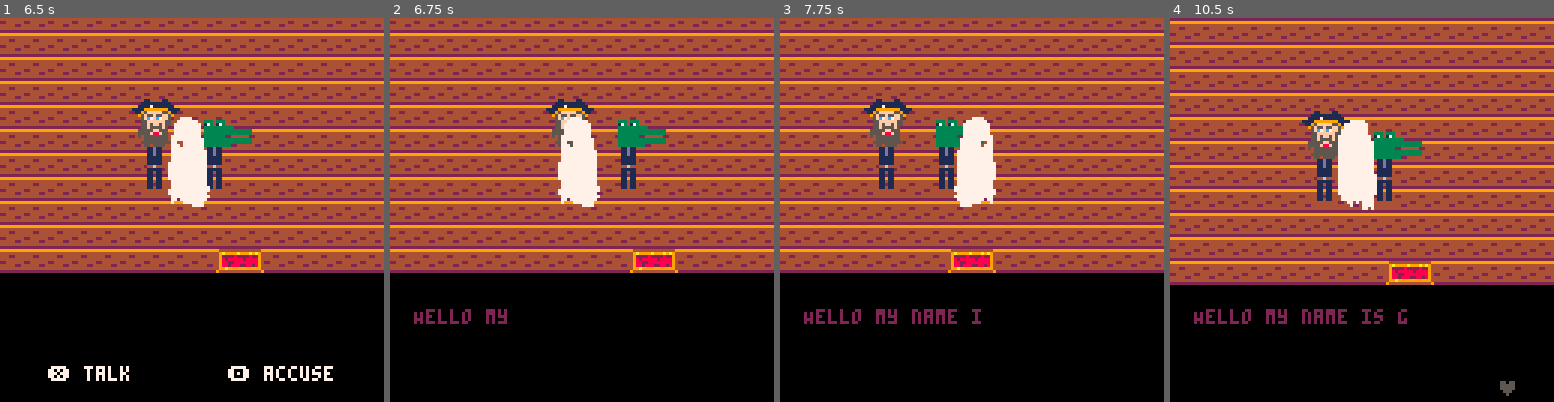
Above: before the commit, frames 1-4 (left to right).
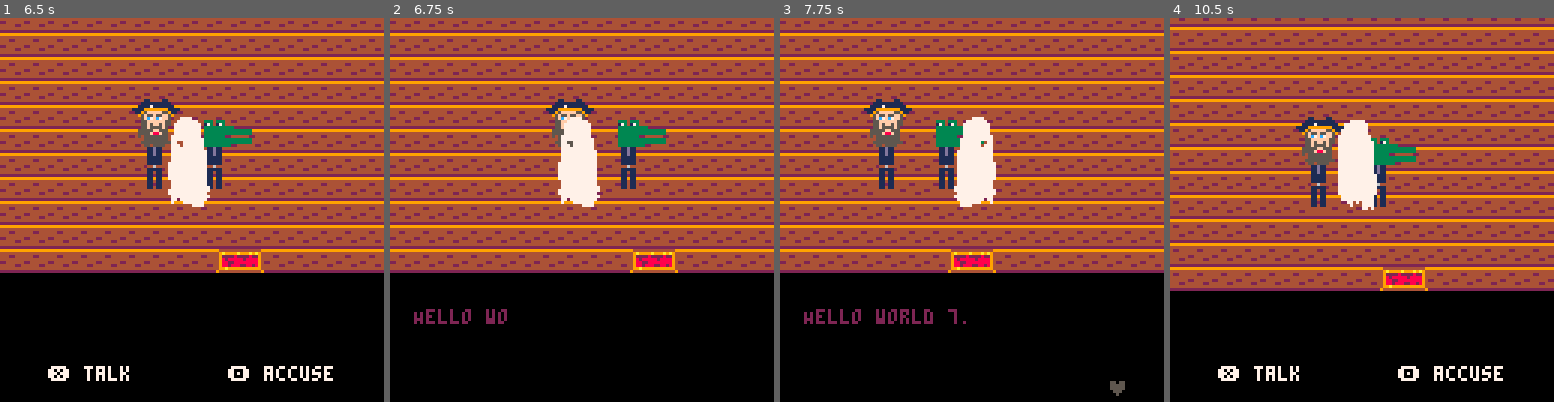
Above: after the commit, the same moments.

Repository: Alfie-Edwards/jaccuse
Game: PICO-8 cartridge game.p8
Two runs of this game, one before a commit and one after it. Both use one fixed random seed, a clock stepped at 60 frames per second and the inputs below.
Inputs (mouse positions are in pixels of both pictures, inside the frame that each line leads up to):
- Up to frame 1 (6.5 s): tap O (Z key) at 0.33, 0.7, 1.43, 2.22, 3.1, 3.98, 4.87, 5.75 s; click (69, 121) at 0.67 s; tap X (X key) at 1.07, 2.07, 2.4, 2.73, 3.07, 3.4, 3.73, 4.07, 4.4, 4.73, 5.07, 5.4, 5.73, 6.07, 6.4 s; click (130, 267) at 1.22 s; click (195, 114) at 1.77 s; hold Left 1.97-2.37 s; click (257, 259) at 2.32 s; hold Down 2.42-2.82 s; click (322, 106) at 2.87 s; hold Right 2.87-3.53 s; click (84, 256) at 3.42 s; hold Up 3.58-4.08 s; click (145, 102) at 3.97 s; hold Right 4.13-4.53 s; click (211, 248) at 4.52 s; hold Down 4.58-5.08 s; click (272, 94) at 5.07 s; hold Left 5.13-5.8 s; click (337, 244) at 5.62 s; hold Up 5.85-6.18 s; click (99, 90) at 6.17 s; hold Left from 6.23 s (still down)
- Up to frame 2 (6.75 s): release Left at 6.63 s; tap O (Z key) at 6.63 s; hold Down from 6.68 s (still down); click (551, 236) at 6.72 s; tap X (X key) at 6.73 s
- Up to frame 3 (7.75 s): tap X (X key) at 7.07, 7.4, 7.73 s; release Down at 7.08 s; hold Right from 7.13 s (still down); click (1006, 83) at 7.27 s; tap O (Z key) at 7.52 s
- Up to frame 4 (10.5 s): release Right at 7.8 s; click (1458, 229) at 7.82 s; hold Up 7.85-8.35 s; tap X (X key) every 0.33 s from 8.07 to 10.4 s; click (1219, 79) at 8.37 s; hold Right 8.4-8.8 s; tap O (Z key) at 8.4, 9.28, 10.17 s; hold Down 8.85-9.35 s; click (1285, 225) at 8.92 s; hold Left 9.4-10.07 s; click (1346, 71) at 9.47 s; click (1408, 217) at 10.02 s; hold Up 10.12-10.45 s

Frame 1 is identical in both runs. In frame 2, less than 0.1% of the frame differs, in the area x 25-31%, y 75-80%; in frame 3, 0.5%; in frame 4, 42%, in the area x 0-100%, y 0-99%.

Commit message:
more complex dialogue data structure, & stub to handle

Diff:
--- a/game.p8
+++ b/game.p8
@@ -2,6 +2,7 @@
 version 43
 __lua__
 
+#include utils.lua
 #include mouse.lua
 #include player.lua
 #include scenario.lua
--- a/scenario.lua
+++ b/scenario.lua
@@ -1,3 +1,20 @@
+Line = class({}, function(self, text, maybe_clue)  -- (str, str|nil)
+	self.text = text
+	self.maybe_clue = maybe_clue
+end)
+
+Question = class({}, function(self, question, result, asked)  -- (str, Line|{Question}, bool=false)
+	if asked == nil then asked = false end
+	self.question = question
+	self.result = result
+	self.asked = asked
+end)
+
+Questions = class({}, function(self, normal_questions, final_question)  -- ([Question], str)
+	self.normal_questions = normal_questions
+	self.final_question = final_question
+end)
+
 function init_scenario()
 	main = {
 		guilty = 1,
@@ -6,49 +23,121 @@
 				x = 10,
 				y = 200,
 				sprite = sprites.guest1,
-				dialogue = {"Hello my name is a", "I like eating toast"},
+				dialogue = {
+					Line("Hello world 1."),
+					Questions({
+						Question("What's your name?", Line("My name is egg",
+						                                   "Name is egg")),
+						Question("What's your favourite food?", Line("My favourite food is paper.",
+						                                             "Favourite food is paper")),
+					}, "Goodbye then."),
+					Line("See you!"),
+				},
 			},
 			{
 				x = 10,
 				y = 10,
 				sprite = sprites.guest2,
-				dialogue = {"Hello my name is b", "This week I have been mostly eating taramasalata"},
+				dialogue = {
+					Line("Hello world 2."),
+					Questions({
+						Question("What's your name?", Line("My name is egg",
+						                                   "Name is egg")),
+						Question("What's your favourite food?", Line("My favourite food is paper.",
+						                                             "Favourite food is paper")),
+					}, "Goodbye then."),
+					Line("See you!"),
+				},
 			},
 			{
 				x = 50,
 				y = 15,
 				sprite = sprites.guest3,
-				dialogue = {"Hello my name is c"},
+				dialogue = {
+					Line("Hello world 3."),
+					Questions({
+						Question("What's your name?", Line("My name is egg",
+						                                   "Name is egg")),
+						Question("What's your favourite food?", Line("My favourite food is paper.",
+						                                             "Favourite food is paper")),
+					}, "Goodbye then."),
+					Line("See you!"),
+				},
 			},
 			{
 				x = 80,
 				y = 12,
 				sprite = sprites.guest4,
-				dialogue = {"Hello my name is d"},
+				dialogue = {
+					Line("Hello world 4."),
+					Questions({
+						Question("What's your name?", Line("My name is egg",
+						                                   "Name is egg")),
+						Question("What's your favourite food?", Line("My favourite food is paper.",
+						                                             "Favourite food is paper")),
+					}, "Goodbye then."),
+					Line("See you!"),
+				},
 			},
 			{
 				x = 200,
 				y = 200,
 				sprite = sprites.guest5,
-				dialogue = {"Hello my name is e"},
+				dialogue = {
+					Line("Hello world 5."),
+					Questions({
+						Question("What's your name?", Line("My name is egg",
+						                                   "Name is egg")),
+						Question("What's your favourite food?", Line("My favourite food is paper.",
+						                                             "Favourite food is paper")),
+					}, "Goodbye then."),
+					Line("See you!"),
+				},
 			},
 			{
 				x = 100,
 				y = 230,
 				sprite = sprites.guest6,
-				dialogue = {"Hello my name is f"},
+				dialogue = {
+					Line("Hello world 6."),
+					Questions({
+						Question("What's your name?", Line("My name is egg",
+						                                   "Name is egg")),
+						Question("What's your favourite food?", Line("My favourite food is paper.",
+						                                             "Favourite food is paper")),
+					}, "Goodbye then."),
+					Line("See you!"),
+				},
 			},
 			{
 				x = 120,
 				y = 230,
 				sprite = sprites.guest7,
-				dialogue = {"Hello my name is g"},
+				dialogue = {
+					Line("Hello world 7."),
+					Questions({
+						Question("What's your name?", Line("My name is egg",
+						                                   "Name is egg")),
+						Question("What's your favourite food?", Line("My favourite food is paper.",
+						                                             "Favourite food is paper")),
+					}, "Goodbye then."),
+					Line("See you!"),
+				},
 			},
 			{
 				x = 70,
 				y = 90,
 				sprite = sprites.guest8,
-				dialogue = {"Hello my name is h"},
+				dialogue = {
+					Line("Hello world 8."),
+					Questions({
+						Question("What's your name?", Line("My name is egg",
+						                                   "Name is egg")),
+						Question("What's your favourite food?", Line("My favourite food is paper.",
+						                                             "Favourite food is paper")),
+					}, "Goodbye then."),
+					Line("See you!"),
+				},
 			}
 		}
 	}
@@ -89,7 +178,24 @@
 	assert(guest ~= nil)
 	assert(guest.next_dialogue_idx ~= nil)
 
-	say(guest.dialogue[(guest.next_dialogue_idx % #guest.dialogue) + 1])
+	-- TODO #finish: if you stop talking, should reset to zero
+	local idx = (guest.next_dialogue_idx % #guest.dialogue) + 1
+	local current_stage = guest.dialogue[idx]
+
+	local line_to_say = nil
+	assert(current_stage.class ~= nil)
+	if current_stage.class == Line then
+		line_to_say = current_stage
+	elseif current_stage.class == Questions then
+		-- TODO #finish
+		line_to_say = current_stage.normal_questions[1].result
+	else
+		assert(false == "unexpected class")
+	end
+	assert(line_to_say ~= nil)
+
+	-- TODO #finish: register clues
+	say(line_to_say.text)
 	guest.next_dialogue_idx += 1
 end
 
--- /dev/null
+++ b/utils.lua
@@ -0,0 +1,21 @@
+-- (no subclassing)
+function class(prototype, constructor)
+	if constructor ~= nil then
+		prototype.new = constructor
+	end
+	local mt = getmetatable(prototype)
+	if mt == nil then
+		mt = setmetatable(prototype, {})
+	else
+		assert(mt.__call == nil)
+	end
+	mt.__call = function(cls, ...)
+		local instance = setmetatable({}, {__index = cls})
+		instance.class = cls
+		if cls.new ~= nil then
+			cls.new(instance, ...)
+		end
+		return instance
+	end
+	return setmetatable(prototype, mt)
+end
